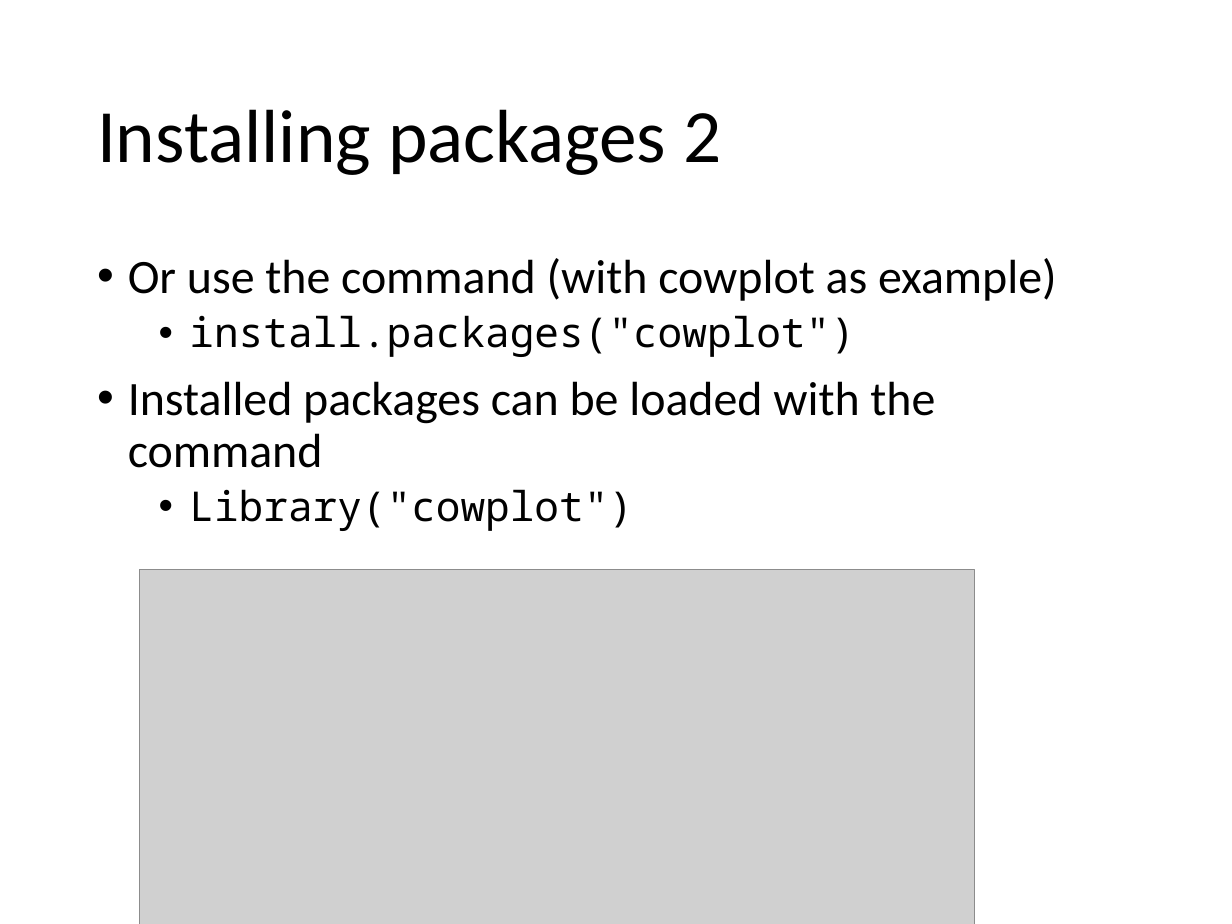
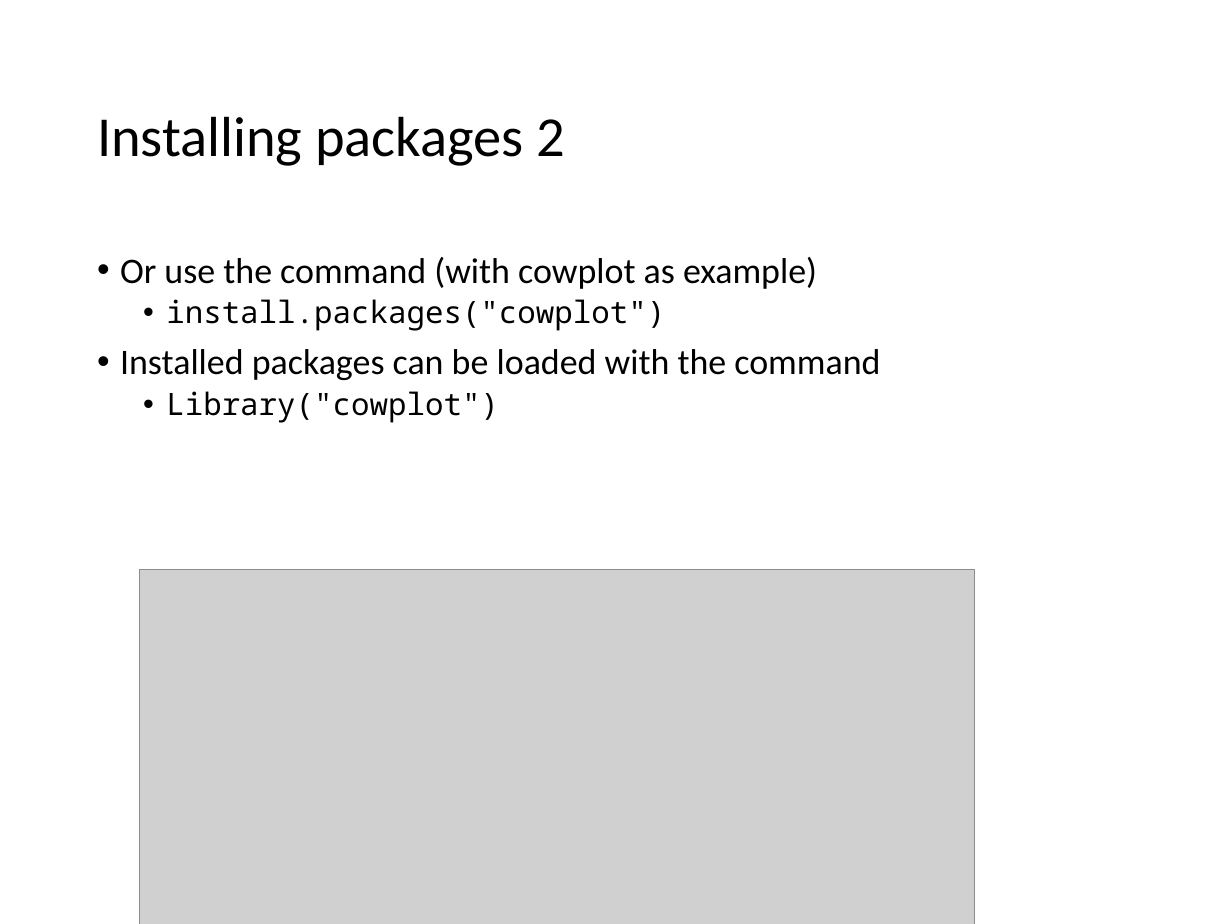
Before and after one commit to krabberod/AeN-workshop-2020, a slide deck: slide 9 of Intro to Rstudio/RStudio_intro.pptx (slide 7 before the commit). Drawn at 1232x924 pixels with LibreOffice and Linux fonts; fonts in the diff are those of the drawing; grey boxes stand for pictures. Boxes give left, top, right and bottom in pixels: in the first picture for what was removed or moved away, otherwise in the second. Text is boxed around its words. In the diff, an @@ line names an element or a change of style, - is before the commit and + after.

```diff
--- a/Intro to Rstudio/RStudio_intro.pptx
+++ b/Intro to Rstudio/RStudio_intro.pptx
@@ title "Installing packages 2" at box(97, 116, 565, 166): size 44 to 33 pt @@
@@ text "Or use the command (with ..." at box(120, 257, 880, 423): size 28 to 21 pt in "Or use the command (with cowplot as ...", "Installed packages can be loaded with the ..."; size 24 to 18 pt in "install.packages("cowplot")", "Library("cowplot")"; indent changed; less space between paragraphs @@
```
Also in this commit, not shown: 15 other slides changed, 2 slides added, 3 other files.
